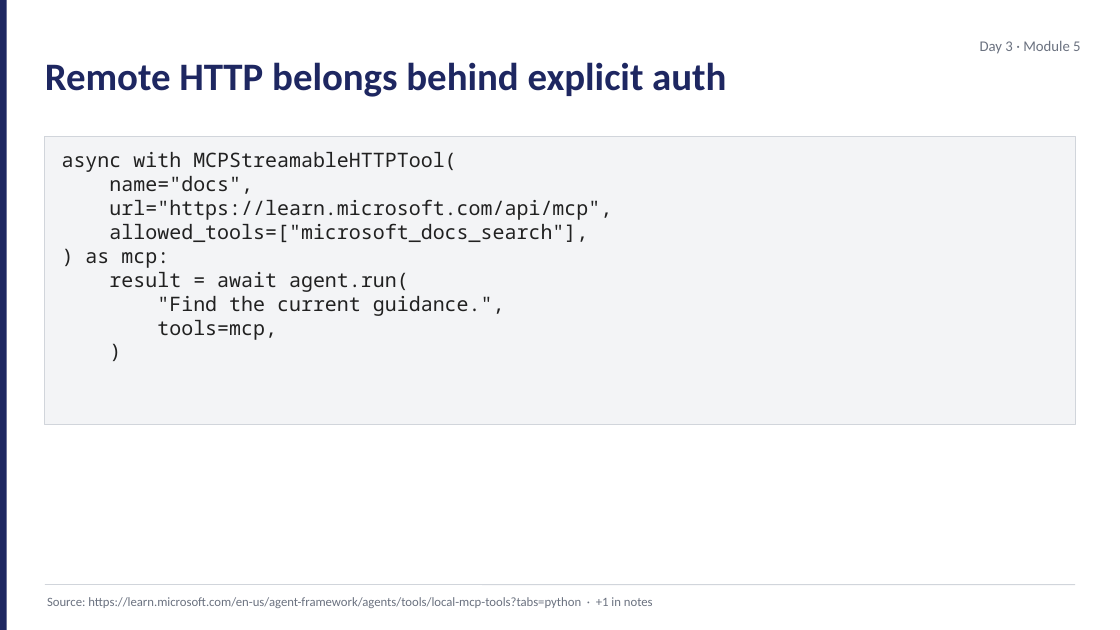
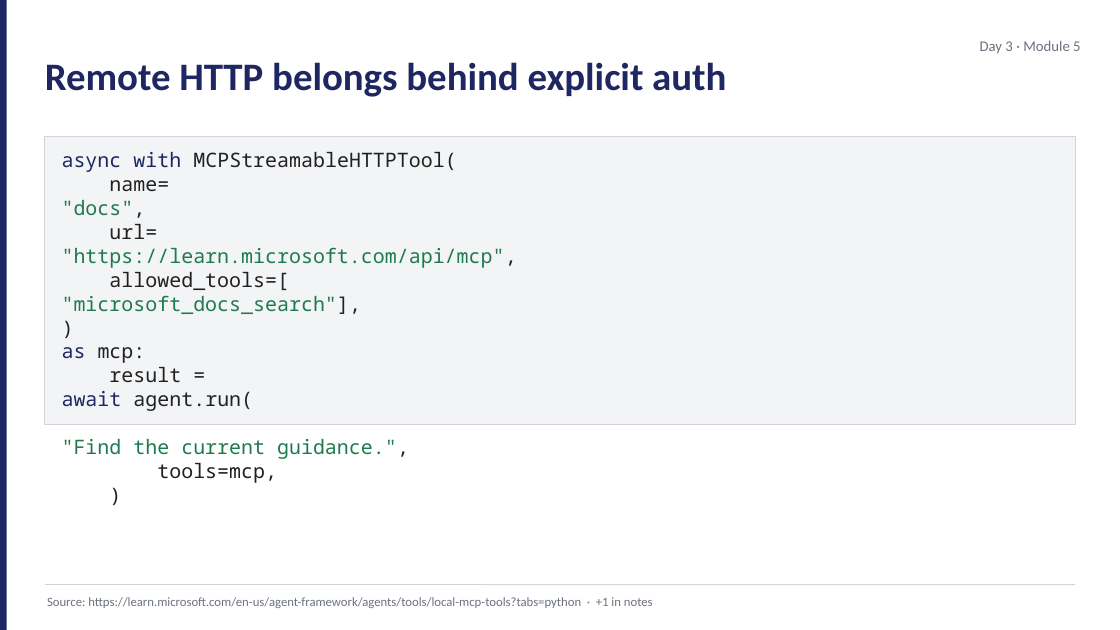
Before and after one commit to JimPiquant/Building-AI-Apps-and-Agents, a slide deck: slide 6 of decks/day3/module-5-mcp.pptx. Drawn at 1120x630 pixels with LibreOffice and Linux fonts; fonts in the diff are those of the drawing. Boxes give left, top, right and bottom in pixels: in the first picture for what was removed or moved away, otherwise in the second. Text is boxed around its words. In the diff, an @@ line names an element or a change of style, - is before the commit and + after.

```diff
--- a/decks/day3/module-5-mcp.pptx
+++ b/decks/day3/module-5-mcp.pptx
@@ text at bbox=[62, 152, 456, 459]: text colour #212121 to #1E2761 in "async with"; text colour #212121 to #1F7A4D in ""Find the current guidance."," @@
@@ text at bbox=[62, 180, 517, 411]: text changed; text colour #212121 to #1F7A4D @@
-name="docs",
-url="https://learn.microsoft.com/api/mcp",
-allowed_tools=["microsoft_docs_search"],
-) as mcp:
-result = await agent.run(
+name=
+"docs",
+url=
+"https://learn.microsoft.com/api/mcp",
+allowed_tools=[
+"microsoft_docs_search"],
+)
+as mcp:
+result =
+await agent.run(
```
Also in this commit, not shown: 1 other slide changed, 10 other files.
